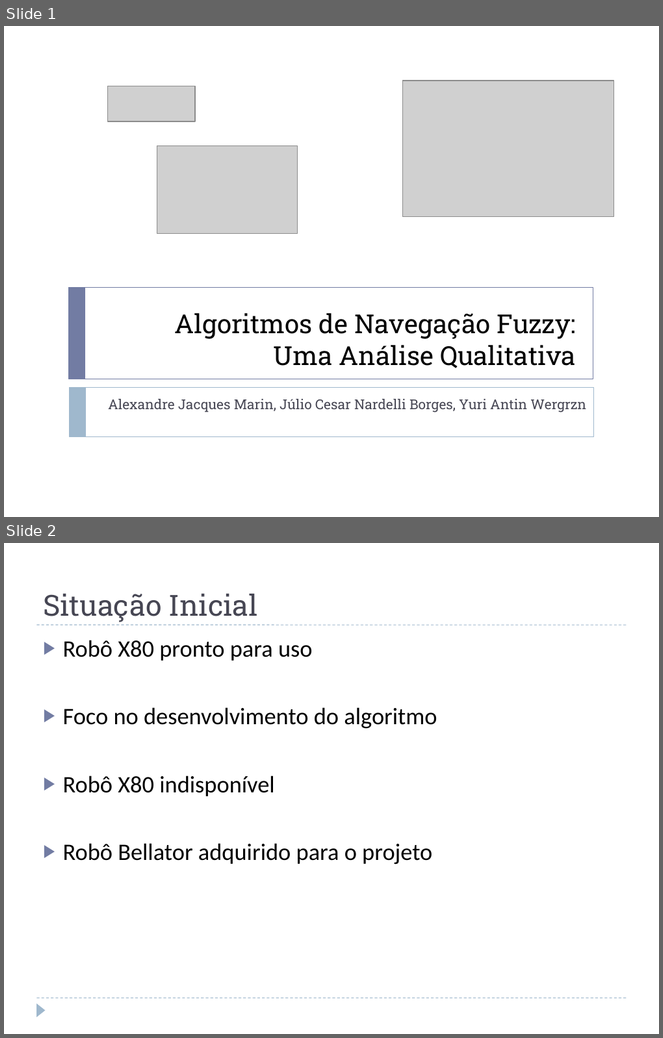
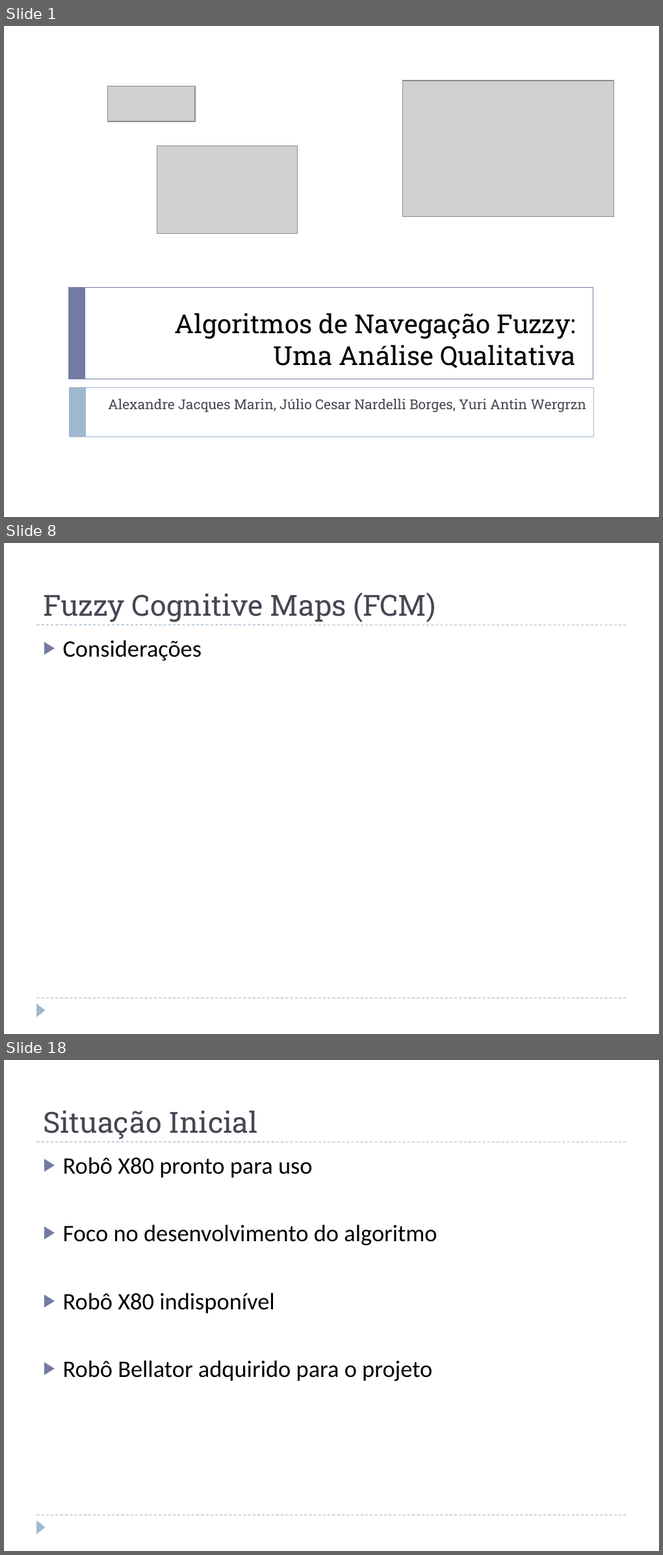
Before and after one commit to jcnborges/TCC, a slide deck: qualificacao.pptx. Shown one above the other, each under a label of ours: slides 1 and 2 before the commit, slides 1, 8 and 18 after it; the slides between them are not shown. The pictures are 663x1038 and 663x1555 pixels, drawn with LibreOffice and Linux fonts; fonts in the diff are those of the drawing; grey boxes stand for pictures. Boxes give left, top, right and bottom in pixels: in the first picture for what was removed or moved away, otherwise in the second. Text is boxed around its words. In the diff, an @@ line names an element or a change of style, - is before the commit and + after.

```diff
--- a/qualificacao.pptx
+++ b/qualificacao.pptx
@@ slide 8 added at (x1=4, y1=543, x2=659, y2=1034), background #FFFFFF; not listed: 3 template elements that a slide beside it also shows @@
@@ title added at (x1=43, y1=592, x2=436, y2=622), 32 pt, text #464653 @@
+Fuzzy Cognitive Maps (FCM)
@@ text added at (x1=63, y1=640, x2=202, y2=661), 26 pt, text #000000 @@
+▶ Considerações
@@ what was slide 2 is now slide 18 @@
```
Also in this commit, not shown: 15 other slides added.
